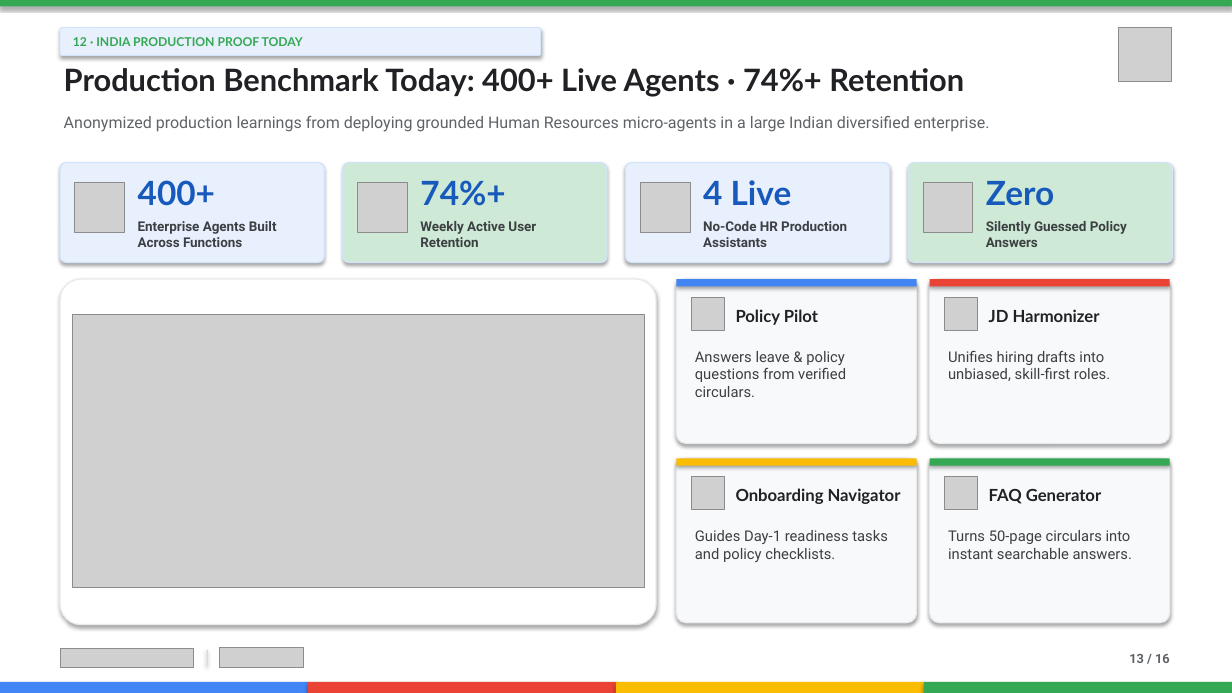
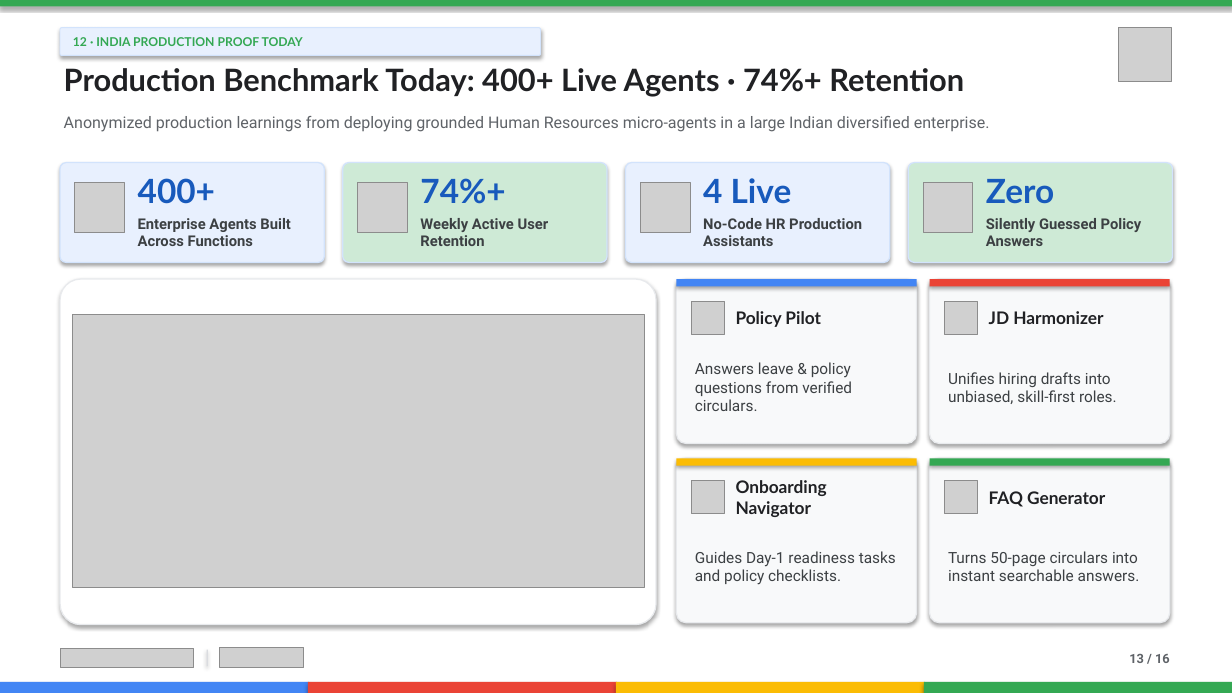
Before and after one commit to zuhaibp656/CHRO-Agentic-Transformation, a slide deck: slide 13 of CHRO_Agentic_Transformation_Keynote_v2.pptx. Drawn at 1232x693 pixels with LibreOffice and Linux fonts; fonts in the diff are those of the drawing; grey boxes stand for pictures; background and template pictures are left out. Boxes give left, top, right and bottom in pixels: in the first picture for what was removed or moved away, otherwise in the second. Text is boxed around its words. In the diff, an @@ line names an element or a change of style, - is before the commit and + after.

```diff
--- a/CHRO_Agentic_Transformation_Keynote_v2.pptx
+++ b/CHRO_Agentic_Transformation_Keynote_v2.pptx
@@ size 10.5 to 11.5 pt in 4 elements at (x1=138, y1=218, x2=291, y2=246), (x1=420, y1=218, x2=549, y2=246), (x1=703, y1=218, x2=862, y2=246), (x1=986, y1=218, x2=1142, y2=246) @@
@@ size 13 to 13.5 pt in 4 elements at (x1=989, y1=491, x2=1105, y2=507), (x1=736, y1=311, x2=820, y2=327), (x1=989, y1=311, x2=1103, y2=324), (x1=736, y1=480, x2=827, y2=517) @@
@@ 4 pictures moved together from (x1=691, y1=298, x2=978, y2=510) to (x1=691, y1=301, x2=978, y2=514) @@
@@ size 11.5 to 12 pt; vertical alignment top to middle in 4 elements at (x1=695, y1=362, x2=852, y2=411), (x1=948, y1=372, x2=1117, y2=404), (x1=695, y1=551, x2=896, y2=585), (x1=948, y1=551, x2=1140, y2=581) @@
```
Also in this commit, not shown: 11 other slides changed, 8 other files.
